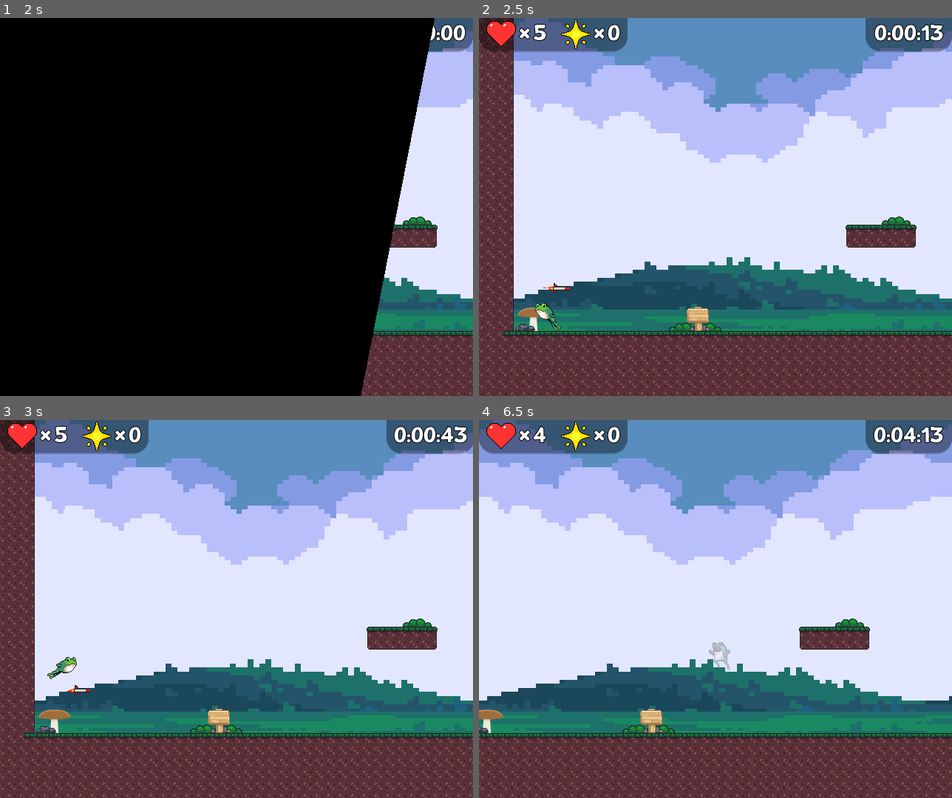
Above: before the commit, frames 1-4 (two rows, left to right).
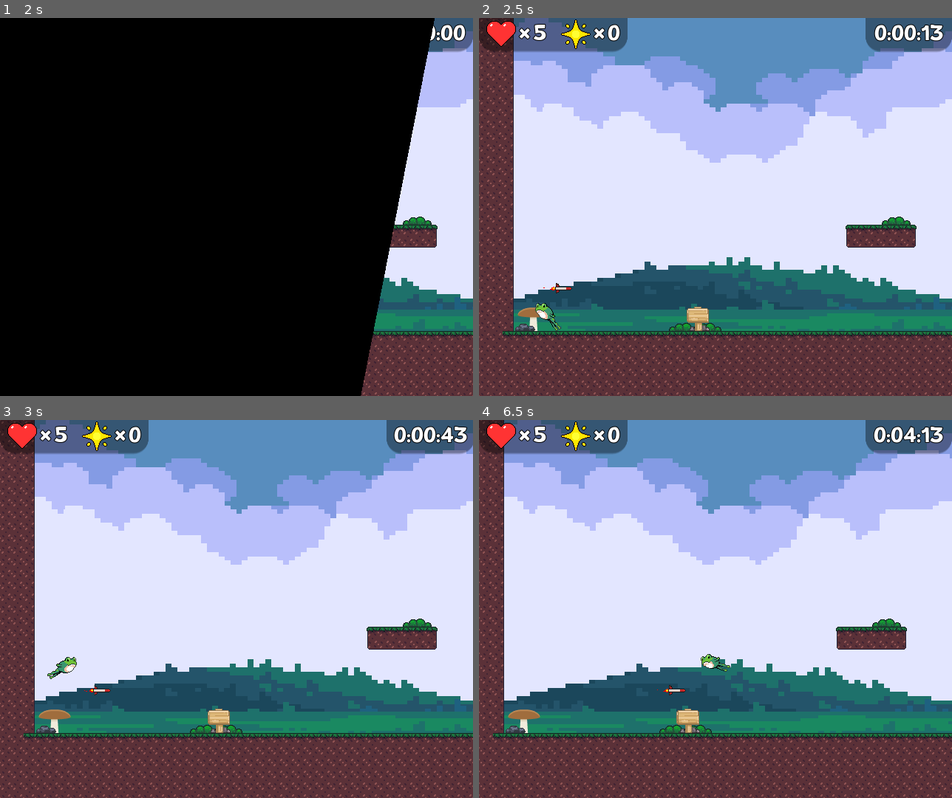
Above: after the commit, the same moments.

Repository: fheysel/frogGoesToSpace
Game: Godot game, scene res://Menus/MainMenu/MainMenu.tscn
The game is run twice, just before and just after one commit, with the same random seed, the same clock (stepped at 60 frames per second) and the same inputs.
Inputs:
- Up to frame 1 (2 s): tap Z at 0.5, 1.25 s; hold S (look_down) 0.53-1.28 s; hold D (ui_right) from 0.53 s (still down); tap Space (jump) at 0.77, 1.52 s; tap W (look_up) at 1.35 s
- Up to frame 2 (2.5 s): tap Enter at 2 s; release D (ui_right) at 2.03 s; hold A (ui_left) from 2.03 s (still down); hold X (tongue) from 2.03 s (still down)
- Up to frame 3 (3 s): tap Enter at 2.75 s; release A (ui_left) at 2.78 s; release X (tongue) at 2.78 s; hold D (ui_right) from 2.78 s (still down); tap S (look_down) at 2.85 s
- Up to frame 4 (6.5 s): tap Space (jump) at 3.02, 3.77, 4.52, 6.02 s; tap Enter at 3.5, 4.25 s; hold W (look_up) 3.53-4.28 s; release D (ui_right) at 4.28 s; hold A (ui_left) 4.28-5.03 s; tap X (tongue) at 4.35 s; hold D (ui_right) 5.03-5.78 s; hold S (look_down) 5.03-5.78 s; hold A (ui_left) from 5.78 s (still down); tap W (look_up) at 5.85 s

Frame 1 is identical in both runs. In frame 2, less than 0.1% of the frame differs, in the area x 13-20%, y 70-73%; in frame 3, 0.1%; in frame 4, 22%, in the area x 0-100%, y 0-100%.
Error after the commit: Invalid get index 'global_position' (on base: 'null instance'). (res://RocketEnemy.gd:47)

Commit message:
Rocket constantly spawns in Area, only 1 rocket at a time

Diff:
--- a/godotproject/RocketEnemy.gd
+++ b/godotproject/RocketEnemy.gd
@@ -21,6 +21,7 @@
 
 # Called when the node enters the scene tree for the first time.
 func _ready():
+	print("Rocket Enemey created")
 	$Orientation/Area2D/CollisionShape2D.disabled = true
 	direction.x = 1
 	direction.y = 0
@@ -30,12 +31,15 @@
 	timer.set_wait_time(0.4)
 	timer.connect("timeout", self, "_on_timer_timeout")
 
+	attackState = STATE.detected_player_e
+
 	pass # Replace with function body.
 
 func _physics_process(delta):
 	#GetPlayerNode
+	# print(global_position)
 	if (attackState == STATE.attacking_player_e):
-		var level = get_parent().name;
+		var level = get_parent().get_parent().name;
 		var playerPath = "/root/%s/Player" % level
 		var playerNode = get_node(playerPath)
 
@@ -59,8 +63,6 @@
 
 				attackState = STATE.detected_player_e
 	elif (attackState == STATE.detected_player_e):
-
-		$Orientation/Area2D/CollisionShape2D.disabled = false
 		#ramp up to full speed before chasing after player
 		if velocity.length() < SPEED * delta:
 			velocity.x += (SPEED_INC * direction.x * delta)
@@ -69,17 +71,19 @@
 			velocity = move_and_slide(velocity, FLOOR)
 		else:
 			attackState = STATE.attacking_player_e
+			$Orientation/Area2D/CollisionShape2D.disabled = false
 
 func _on_Area2D_body_entered(body):
 	if(body.name) == "Player":
 		body.takeDamage(attackDamage)
 
-	timer.start()
-	$Orientation/AnimatedSprite.set_visible(false)
-	set_physics_process(false)
-	velocity = Vector2(0,0)
-	$BoomParticlesOrange.set_emitting(true)
-	$BoomParticlesRed.set_emitting(true)
+		timer.start()
+		$Orientation/AnimatedSprite.set_visible(false)
+		set_physics_process(false)
+		velocity = Vector2(0,0)
+		$BoomParticlesOrange.set_emitting(true)
+		$BoomParticlesRed.set_emitting(true)
 
 func _on_timer_timeout():
+	get_parent()._on_rocket_explode()
 	queue_free()
--- a/godotproject/RocketEnemy.tscn
+++ b/godotproject/RocketEnemy.tscn
@@ -89,7 +89,7 @@
 
 [node name="KinematicBody2D" type="KinematicBody2D"]
 position = Vector2( -0.111359, 0 )
-scale = Vector2( 0.1, 0.1 )
+scale = Vector2( 0.0997817, 0.1 )
 collision_layer = 0
 script = ExtResource( 2 )
 
@@ -99,7 +99,6 @@
 position = Vector2( -88.9169, -3.50735 )
 rotation = 1.5708
 frames = SubResource( 13 )
-frame = 4
 playing = true
 
 [node name="Area2D" type="Area2D" parent="Orientation"]
--- /dev/null
+++ b/godotproject/RocketSpawnArea.gd
@@ -0,0 +1,42 @@
+extends Area2D
+
+const ROCKET = preload("res://RocketEnemy.tscn")
+
+var rocketMutex = 0
+
+# Called when the node enters the scene tree for the first time.
+func _ready():
+	pass # Replace with function body.
+
+
+# Called every frame. 'delta' is the elapsed time since the previous frame.
+#func _process(delta):
+#	pass
+
+func _on_Area2D_body_entered(body):
+	if(body.name == "Player" && rocketMutex <= 0):
+		print("Player detected, starting timer")
+		$Timer.start()
+
+func _on_Timer_timeout():
+	if (rocketMutex <= 0):
+		rocketMutex += 1
+		print("1 rockets in the scene")
+		print("Timer done, launching rocket")
+		var rocket = ROCKET.instance()
+		add_child(rocket)
+		rocket.set_position($Position2D.get_position())
+		print("starting position")
+		print(rocket.get_global_position())
+
+func _on_rocket_explode():
+	print("Rocket is being deleted")
+	if (rocketMutex > 0):
+		rocketMutex -= 1
+
+	# Check to see if the player is still in the area
+	var bodiesArr = get_overlapping_bodies()
+	for body in bodiesArr:
+		if body.name == "Player":
+			print("Player detected, starting timer")
+			$Timer.start()
--- /dev/null
+++ b/godotproject/RocketSpawnArea.tscn
@@ -0,0 +1,22 @@
+[gd_scene load_steps=3 format=2]
+
+[ext_resource path="res://RocketSpawnArea.gd" type="Script" id=1]
+
+[sub_resource type="RectangleShape2D" id=1]
+extents = Vector2( 309.204, 216.031 )
+
+[node name="DetectionArea" type="Area2D"]
+collision_layer = 0
+collision_mask = 2
+script = ExtResource( 1 )
+
+[node name="CollisionShape2D" type="CollisionShape2D" parent="."]
+shape = SubResource( 1 )
+
+[node name="Timer" type="Timer" parent="."]
+one_shot = true
+
+[node name="Position2D" type="Position2D" parent="."]
+position = Vector2( -293.668, -199.275 )
+[connection signal="body_entered" from="." to="." method="_on_Area2D_body_entered"]
+[connection signal="timeout" from="Timer" to="." method="_on_Timer_timeout"]
